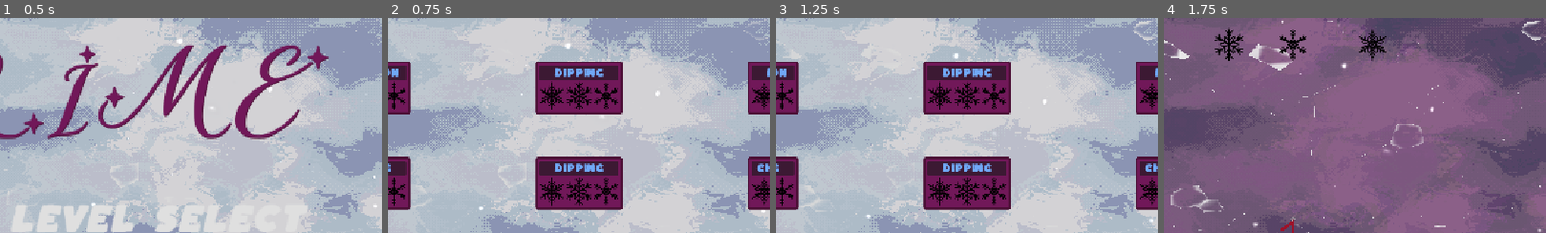
Above: before the commit, frames 1-4 (left to right).
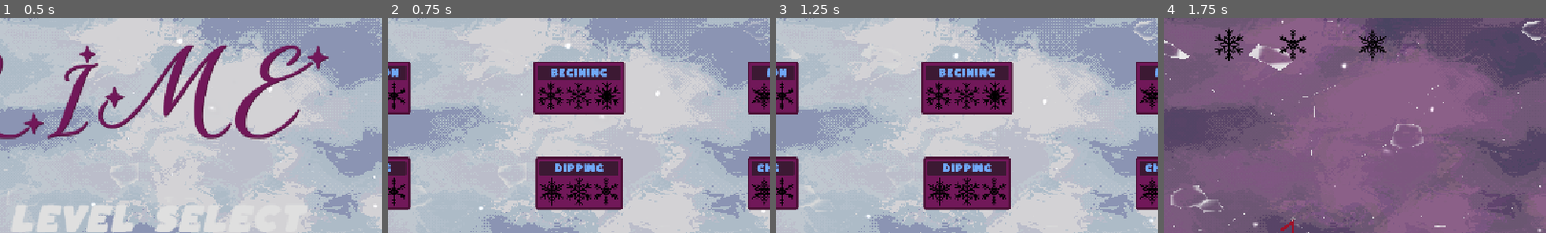
Above: after the commit, the same moments.

Repository: Zepeacedust/snow-game
Game: Godot game, scene res://main.tscn
Same seed, same stepped clock (60 frames per second), same inputs: the game is played once before the commit and once after it. The engine's default icon, where the game draws it, is replaced by a stand-in: a white triangle on a blue panel in a dark square.
Inputs:
- Up to frame 1 (0.5 s): no input
- Up to frame 2 (0.75 s): click "Level Select" at 0.5 s
- Up to frame 3 (1.25 s): no input
- Up to frame 4 (1.75 s): click "Dipping" at 1.25 s
The pictures show only the part of the screen within x 33-83%, y 0-50%; the shares and areas given below are measured in that part.

Frame 1 is identical in both runs. In frame 2, 1.9% of the frame differs, in the area x 38-63%, y 20-45%; in frame 3, 1.9%; in frame 4, nothing differs.

Commit message:
fixs

Diff:
--- a/level_select.tscn
+++ b/level_select.tscn
@@ -16,6 +16,7 @@
 [ext_resource type="PackedScene" uid="uid://ja5xr0e1i16h" path="res://levels/Spikes.tscn" id="14_vebhf"]
 [ext_resource type="PackedScene" uid="uid://dwhedfesskae5" path="res://levels/Tunneling.tscn" id="15_473rj"]
 [ext_resource type="PackedScene" uid="uid://bmolvxrywukky" path="res://levels/CrystalMadness.tscn" id="16_ehng5"]
+[ext_resource type="PackedScene" uid="uid://djxqjs1xwwrly" path="res://levels/SimpleBridge.tscn" id="17_p532j"]
 
 [sub_resource type="ShaderMaterial" id="ShaderMaterial_okqkh"]
 shader = ExtResource("4_8qr5y")
@@ -326,3 +327,4 @@
 offset_bottom = 236.0
 size_flags_horizontal = 6
 size_flags_vertical = 6
+level_scene = ExtResource("17_p532j")
--- a/levels/SimpleBridge.tscn
+++ b/levels/SimpleBridge.tscn
@@ -186,19 +186,19 @@
 
 [sub_resource type="AtlasTexture" id="AtlasTexture_4n8tn"]
 atlas = ExtResource("9_3rl7q")
-region = Rect2(69, 365, 62, 70)
+region = Rect2(167, 365, 66, 70)
 
 [sub_resource type="AtlasTexture" id="AtlasTexture_ly3hx"]
 atlas = ExtResource("9_3rl7q")
-region = Rect2(68, 165, 64, 70)
+region = Rect2(168, 265, 64, 70)
 
 [sub_resource type="AtlasTexture" id="AtlasTexture_wkb0e"]
 atlas = ExtResource("9_3rl7q")
-region = Rect2(569, 265, 62, 70)
+region = Rect2(566, 65, 68, 70)
 
 [node name="TestLevel2" type="Node2D" unique_id=1669989023 node_paths=PackedStringArray("collectables")]
 script = ExtResource("1_w7skq")
-level_name = "Dipping"
+level_name = "Begining"
 collectables = [NodePath("Collectable2"), NodePath("Collectable"), NodePath("Collectable3")]
 
 [node name="Platforms" type="Node2D" parent="." unique_id=1907917136]
